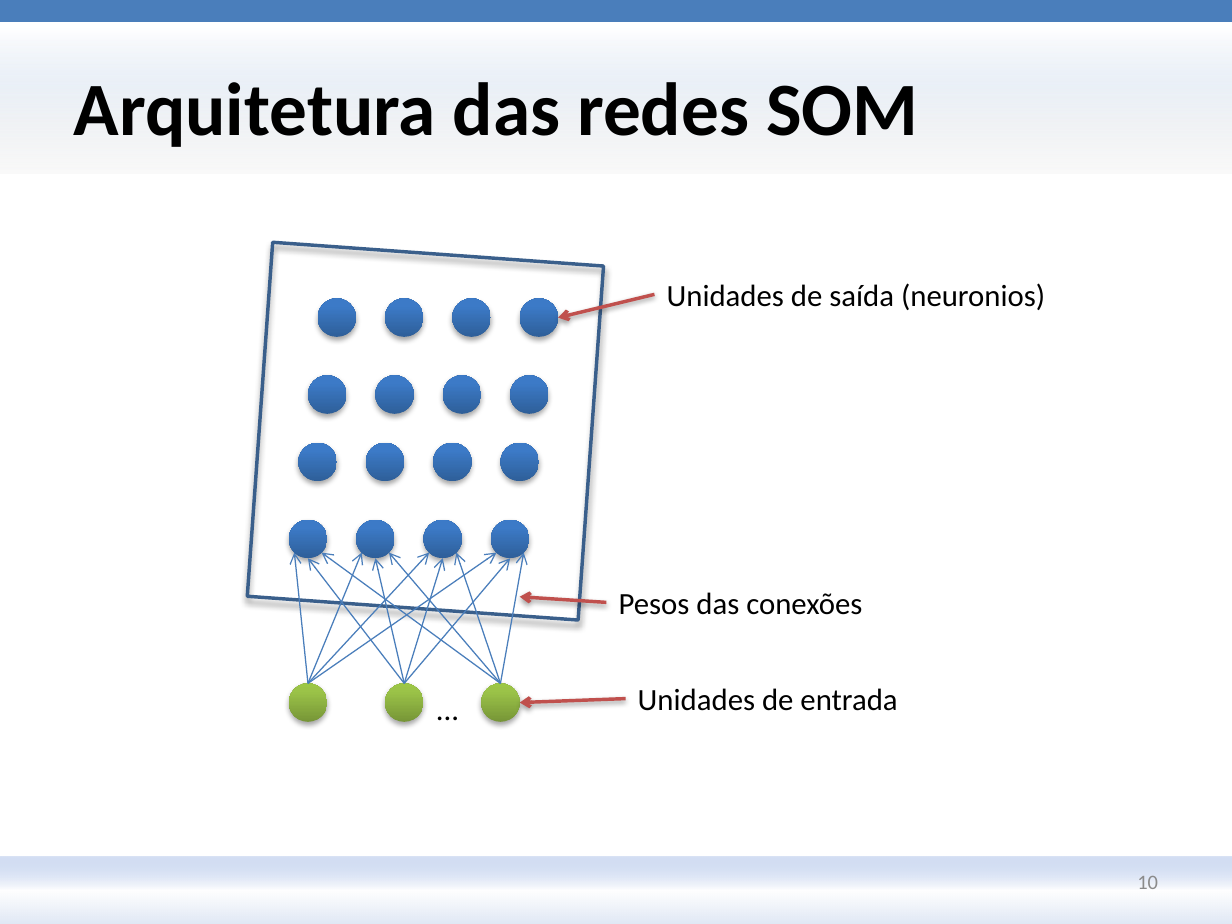
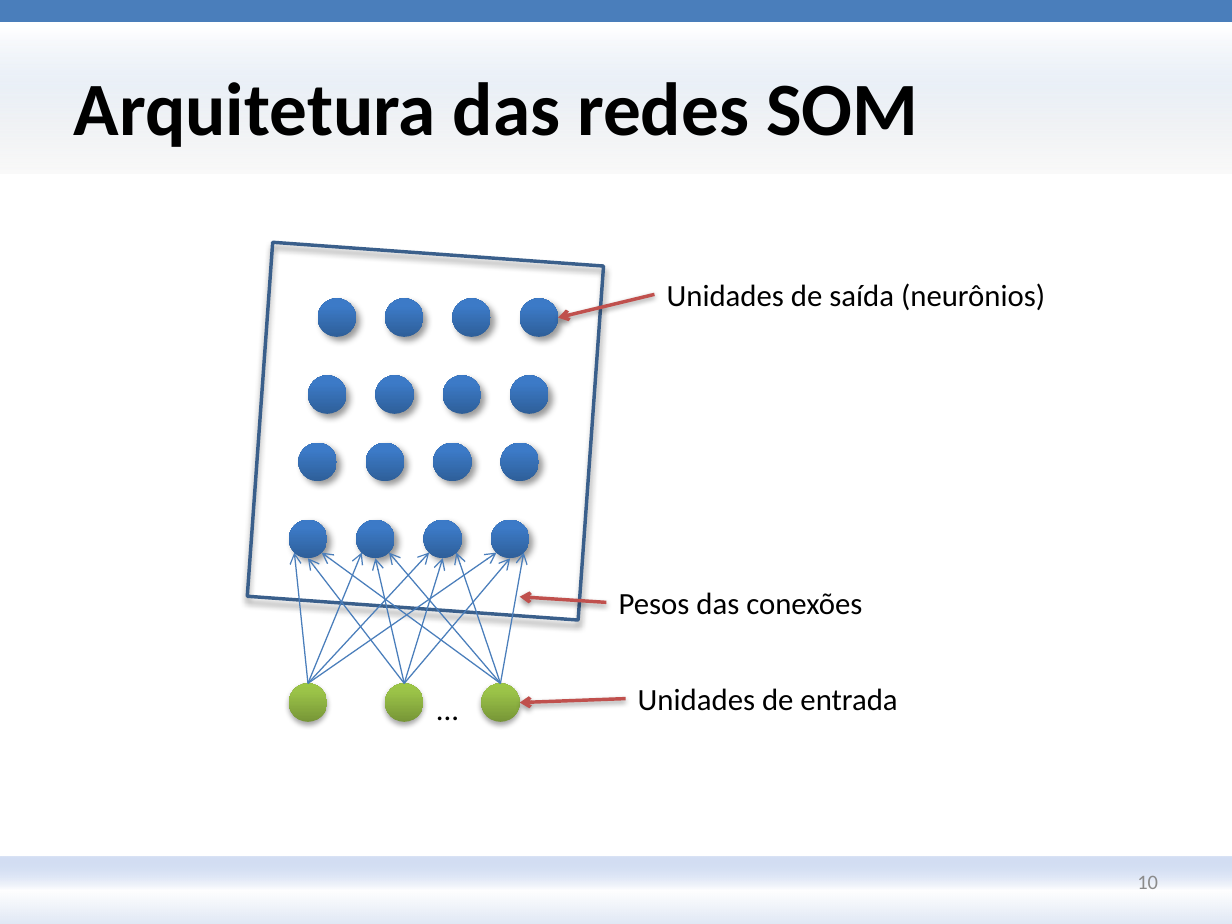
Before and after one commit to andersonberg/srsom, a slide deck: slide 10 of Apresentação/TCC_AndersonBerg_Apresentação_20091213_V3.pptx. Drawn at 1232x924 pixels with LibreOffice and Linux fonts; fonts in the diff are those of the drawing; background and template pictures are left out. Boxes give left, top, right and bottom in pixels: in the first picture for what was removed or moved away, otherwise in the second. Text is boxed around its words. In the diff, an @@ line names an element or a change of style, - is before the commit and + after.

```diff
--- a/Apresentação/TCC_AndersonBerg_Apresentação_20091213_V3.pptx
+++ b/Apresentação/TCC_AndersonBerg_Apresentação_20091213_V3.pptx
@@ text at <box>667,283,1045,310</box>: text changed @@
-Unidades de saída (neuronios)
+Unidades de saída (neurônios)
@@ shadow changed in 16 elements at <box>384,298,423,336</box>, <box>452,298,490,336</box>, <box>520,298,558,336</box>, <box>318,298,356,336</box>, <box>308,376,346,414</box>, <box>376,376,414,414</box>, <box>442,376,480,414</box>, <box>510,376,548,414</box>, <box>366,442,404,480</box>, <box>434,442,472,480</box>, <box>500,442,538,480</box>, <box>298,442,336,480</box>, <box>288,520,326,558</box>, <box>356,520,394,558</box>, <box>424,520,462,558</box>, <box>490,520,529,558</box> @@
```
Also in this commit, not shown: 15 other slides changed, 3 slides added.
